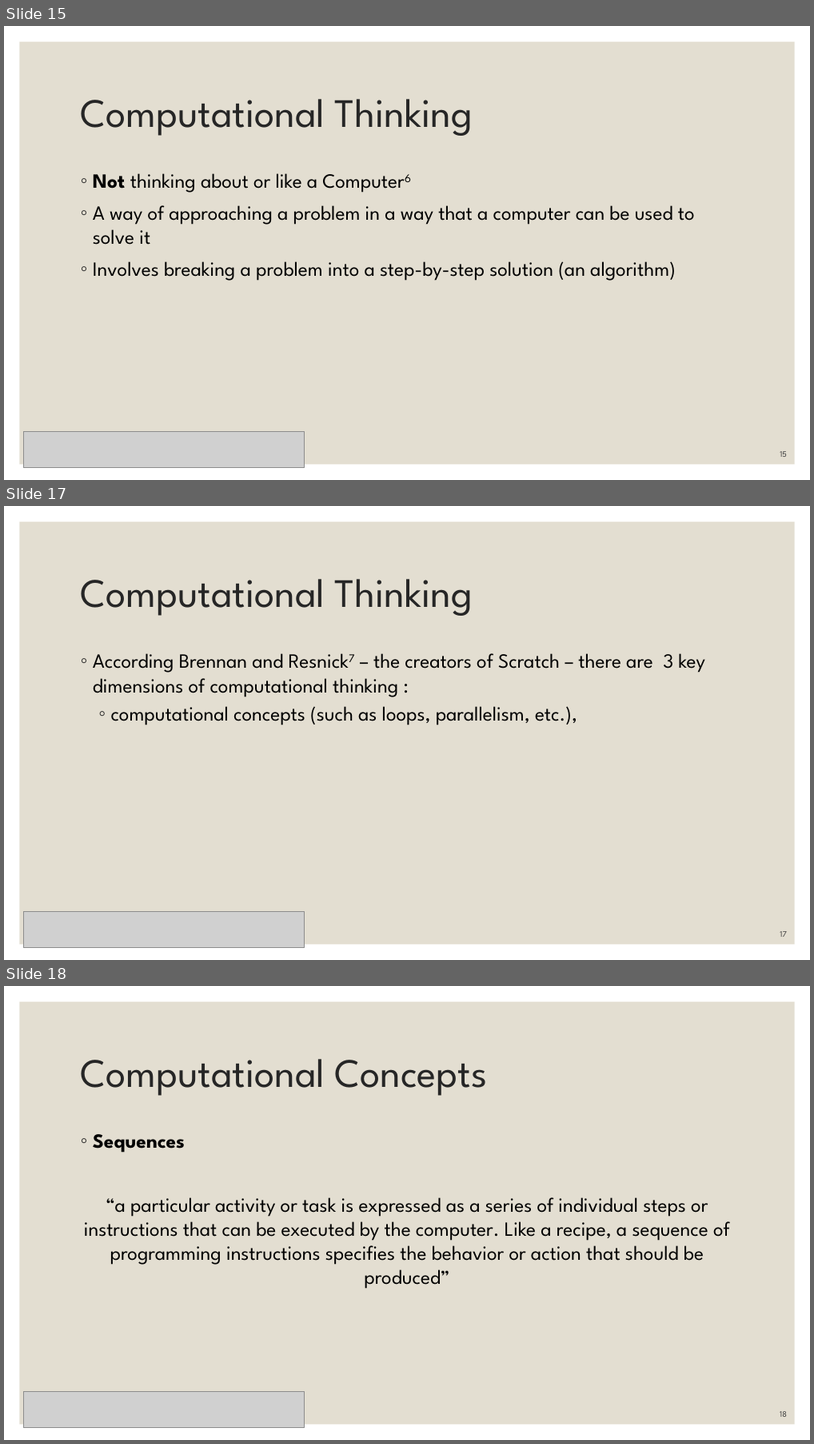
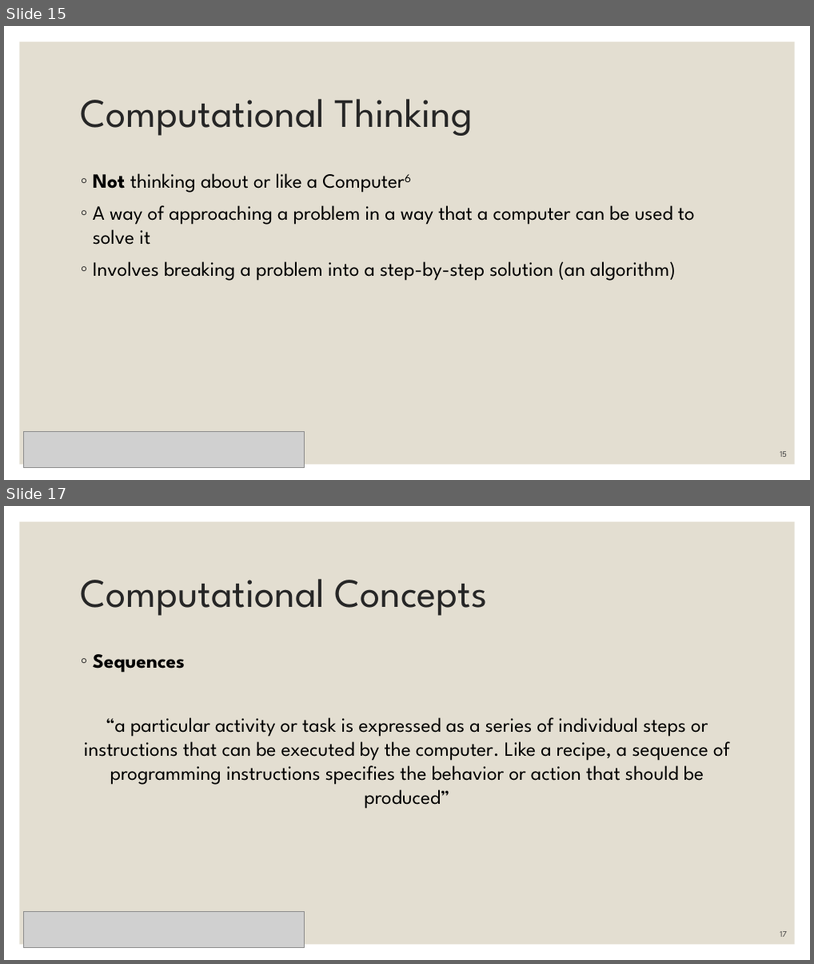
Before and after one commit to cs4s/intro-2019, a slide deck: day1/introduction/introduction_presentation.pptx. Shown one above the other, each under a label of ours: slides 15, 17 and 18 before the commit, slides 15 and 17 after it; the slides between them are not shown. The pictures are 814x1444 and 814x964 pixels, drawn with LibreOffice and Linux fonts; fonts in the diff are those of the drawing; grey boxes stand for pictures. Boxes give left, top, right and bottom in pixels: in the first picture for what was removed or moved away, otherwise in the second. Text is boxed around its words. In the diff, an @@ line names an element or a change of style, - is before the commit and + after.

Commit message:
Changes introduction presentation to fix a typo about Brennan and Resnick CT

```diff
--- a/day1/introduction/introduction_presentation.pptx
+++ b/day1/introduction/introduction_presentation.pptx
@@ slide 17 removed at bbox=[4, 506, 810, 960], background #FFFFFF; not listed: 1 template element that a slide beside it also shows @@
@@ title removed at bbox=[81, 579, 473, 616] @@
-Computational Thinking
@@ text removed at bbox=[93, 653, 706, 725] @@
-◦ According Brennan and Resnick7 – the creators of Scratch – there are 3 key dimensions of computational thinking :
-  ◦ computational concepts (such as loops, parallelism, etc.),
@@ picture removed at bbox=[23, 912, 305, 948] @@
@@ page number removed at bbox=[780, 931, 787, 936] @@
-17
@@ what was slide 18 is now slide 17 @@
@@ page number at bbox=[780, 931, 787, 936]: text changed @@
-18
+17
```
Also in this commit, not shown: 1 slide changed, 1 other file.
